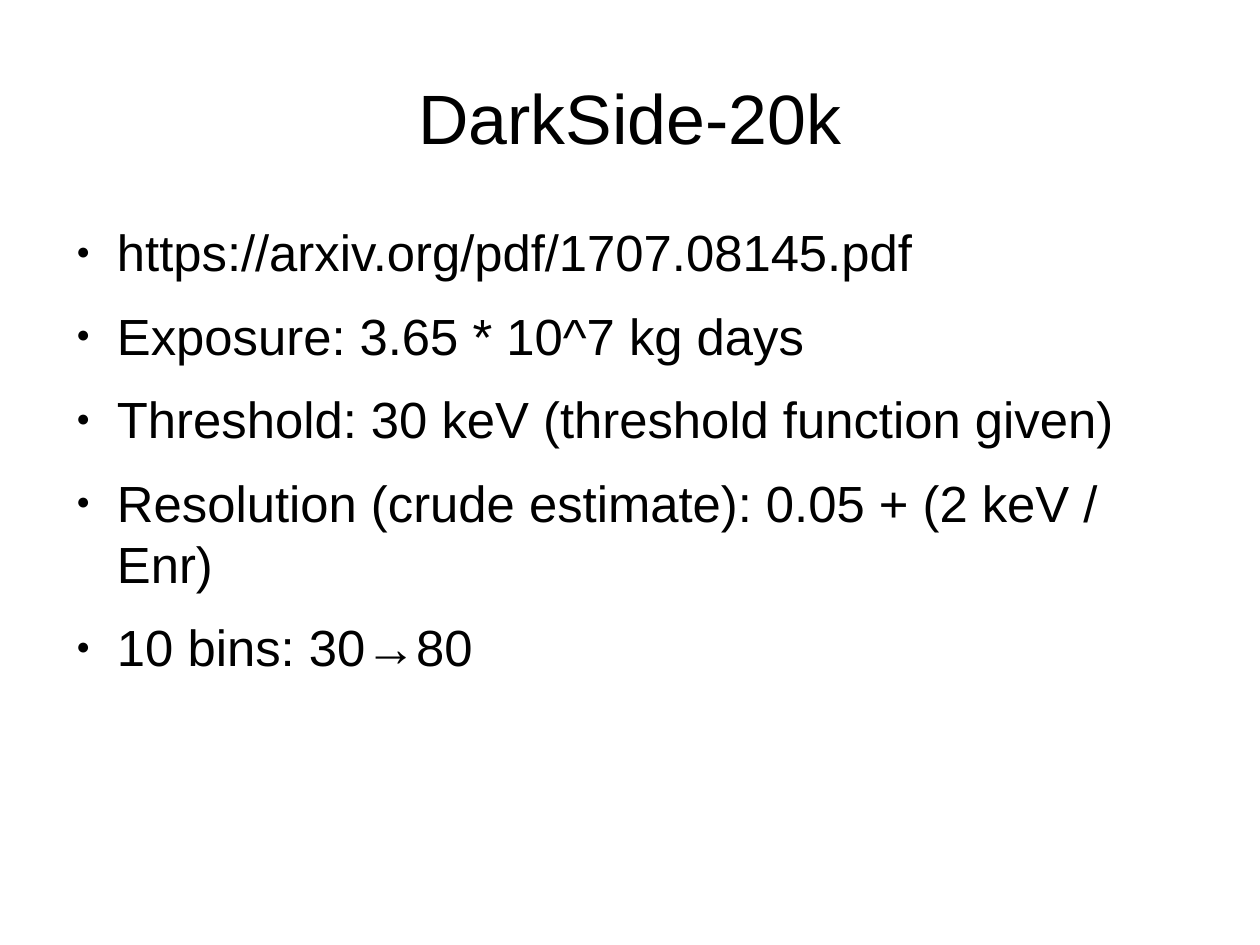
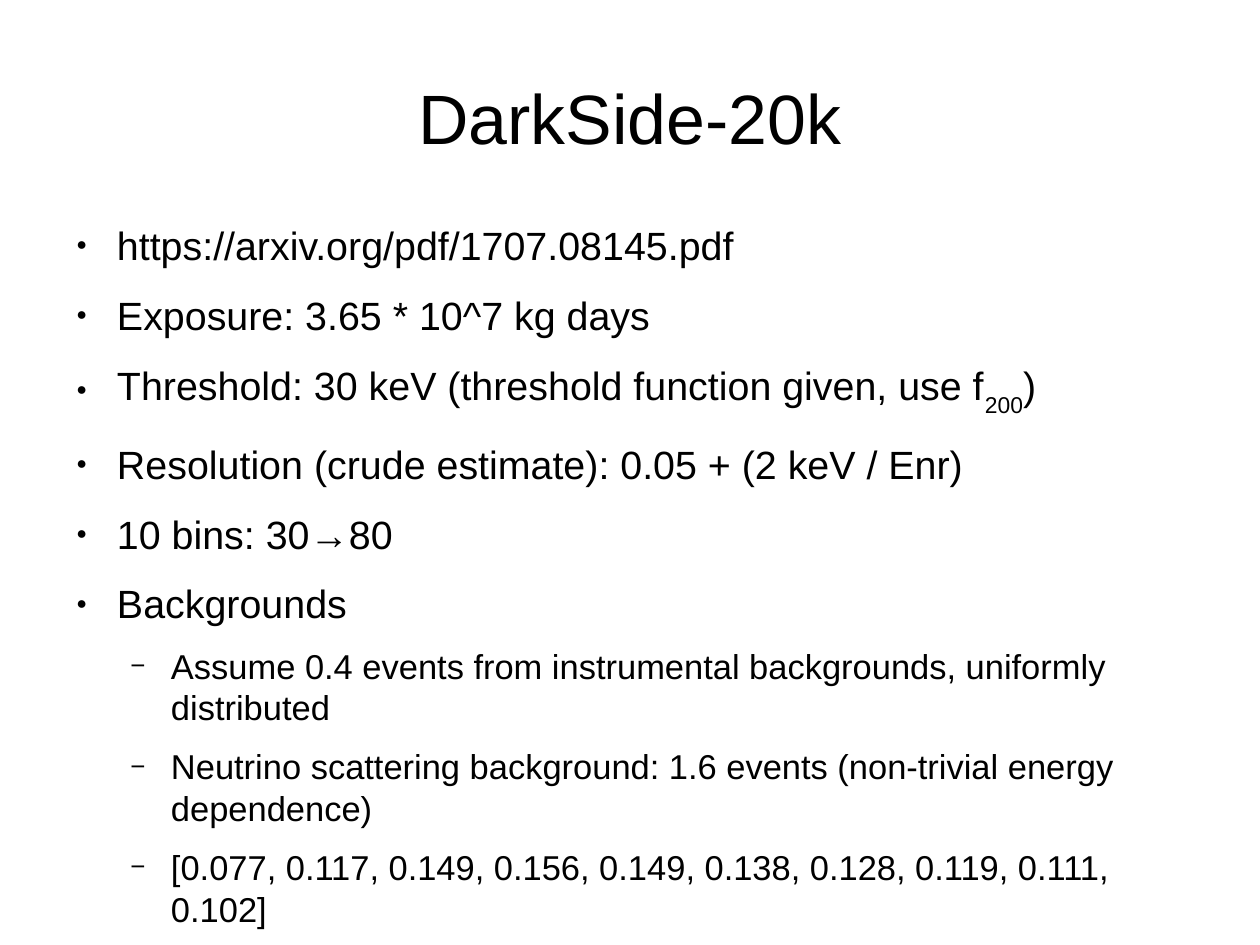
Before and after one commit to GambitBSM/DDCalc, a slide deck: slide 2 of FutureFacilities.odp. Drawn at 1260x945 pixels with LibreOffice and Linux fonts; fonts in the diff are those of the drawing. Boxes give left, top, right and bottom in pixels: in the first picture for what was removed or moved away, otherwise in the second. Text is boxed around its words. In the diff, an @@ line names an element or a change of style, - is before the commit and + after.

```diff
--- a/FutureFacilities.odp
+++ b/FutureFacilities.odp
@@ text at <box>117,231,962,550</box>: size 32 to 24.8 pt in "https://arxiv.org/pdf/1707.08145.pdf", "Exposure: 3.65 * 10^7 kg days", "Resolution (crude estimate): 0.05 + (2 keV ...", "10 bins: 30→80" @@
@@ text at <box>117,371,962,407</box>: text changed; size 32 to 24.8 pt @@
-● Threshold: 30 keV (threshold function given)
+● Threshold: 30 keV (threshold function given, use f200)
@@ text at <box>117,589,1113,928</box>: paragraphs added @@
+● Backgrounds
+  − Assume 0.4 events from instrumental backgrounds, uniformly distributed
+  − Neutrino scattering background: 1.6 events (non-trivial energy dependence)
+  − [0.077, 0.117, 0.149, 0.156, 0.149, 0.138, 0.128, 0.119, 0.111, 0.102]
```
Also in this commit, not shown: 1 other slide changed, 1 slide added, 15 other files.
